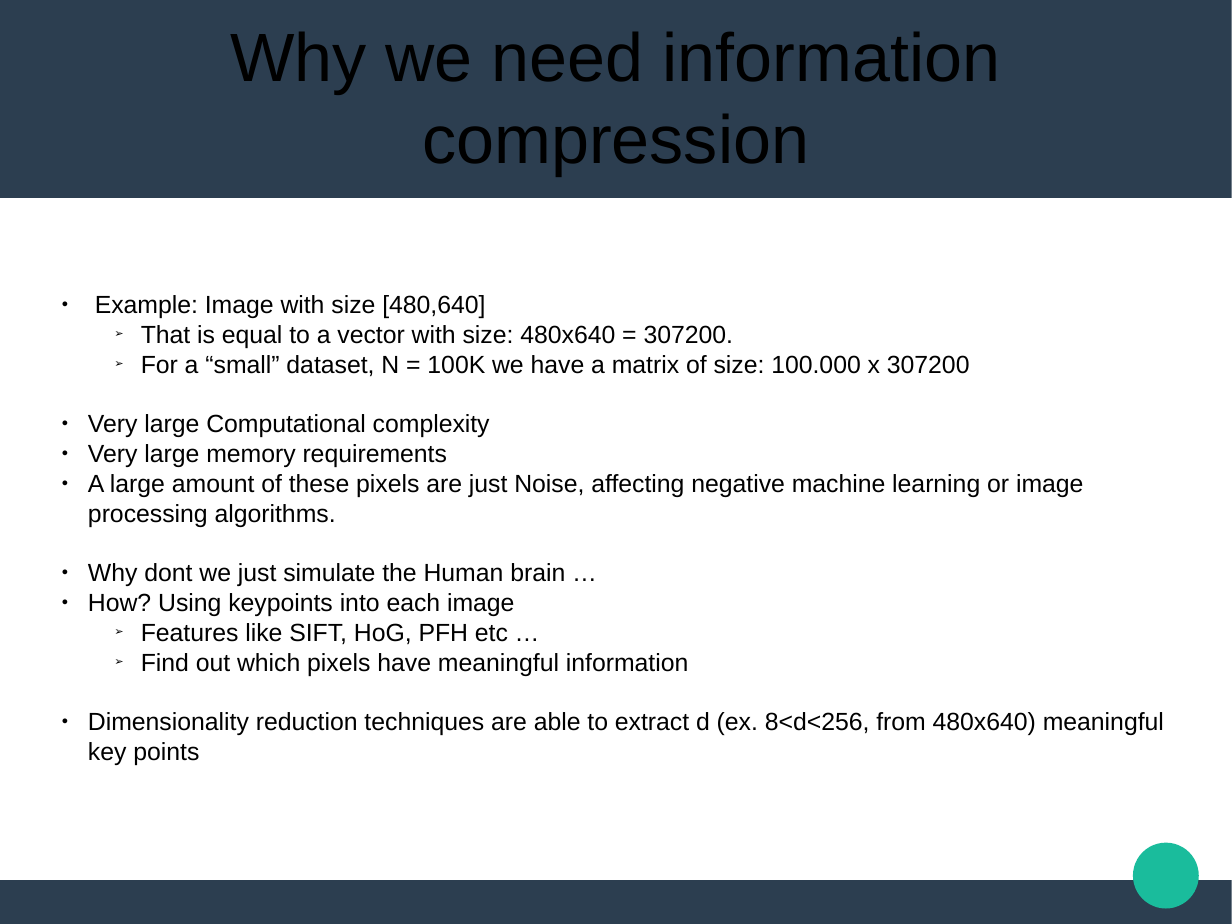
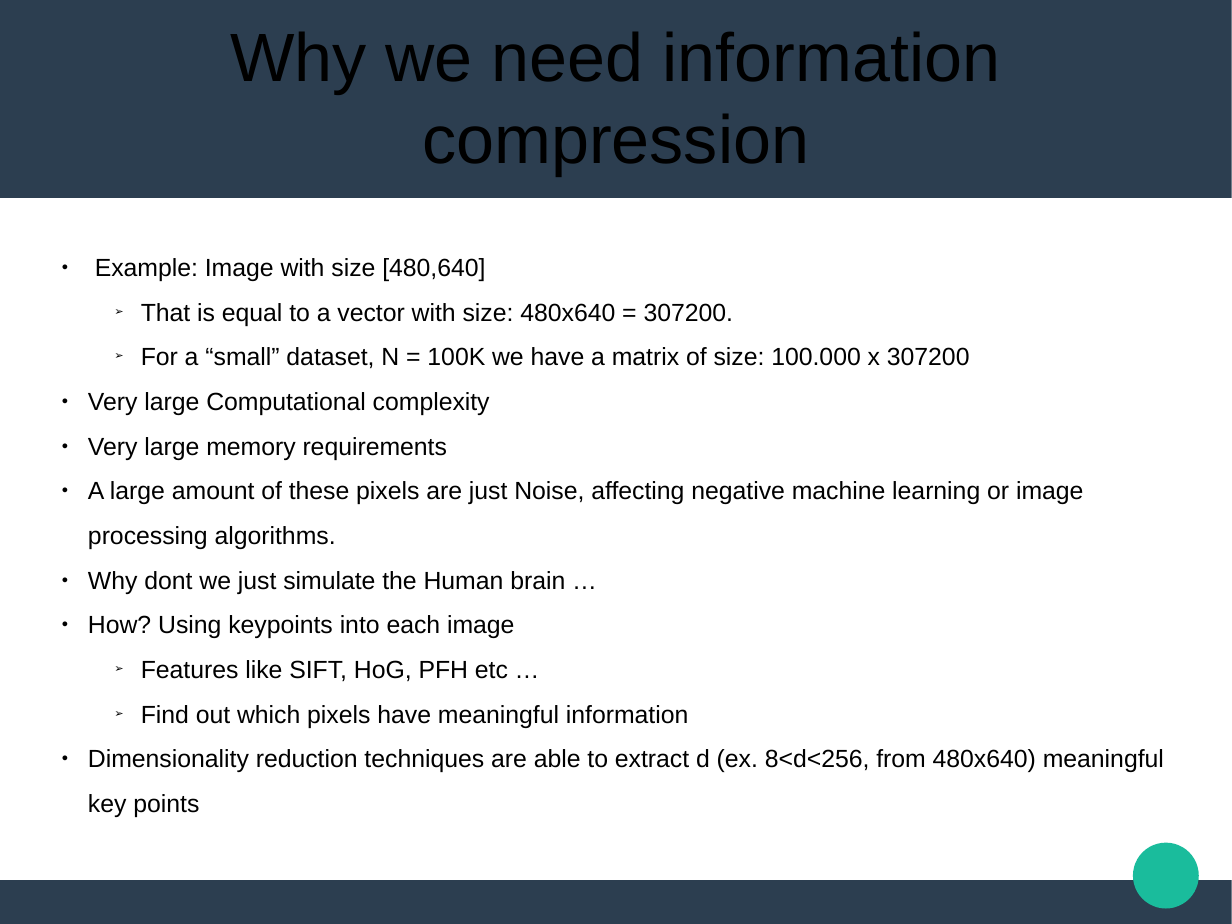
Before and after one commit to Katsileros/Dimensionality_Reduction, a slide deck: slide 3 of Diploma-Thesis-LaTeX/presentation/Presentation.odp. Drawn at 1232x924 pixels with LibreOffice and Linux fonts; fonts in the diff are those of the drawing. Boxes give left, top, right and bottom in pixels: in the first picture for what was removed or moved away, otherwise in the second. Text is boxed around its words. In the diff, an @@ line names an element or a change of style, - is before the commit and + after.

```diff
--- a/Diploma-Thesis-LaTeX/presentation/Presentation.odp
+++ b/Diploma-Thesis-LaTeX/presentation/Presentation.odp
@@ text "Example: Image with size [480,640]" at (88, 258, 1164, 817): line spacing 1 to 1.5 @@
```
Also in this commit, not shown: 3 other slides changed, 1 other file.
